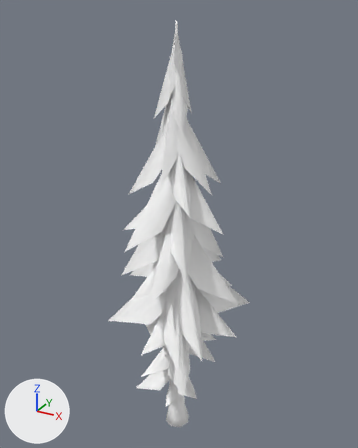
What one commit did to the FBX model Assets/Toon Fantasy Nature/Models/修改/TFF_Pine_Tree_04A.fbx.
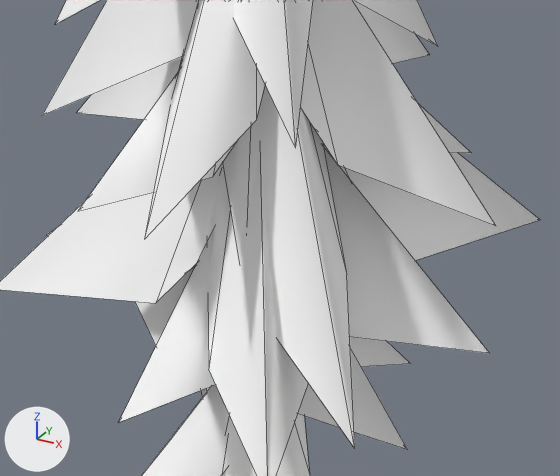
Each version appears first whole from a 50 mm camera at (12.9, -23.2, 24.3) aimed at (-0.4, 1.0, 12.2), and next in a close-up on the part from 31% to 71% of the width and 55% to 82% of the height. The axes (+X, +Y, +Z) are drawn at lower left. The lights are the same throughout. The first two pictures are the older version. The close-ups show mesh edges as thin lines. Where no turn or scale is listed for an object, it has been applied to the vertices. Vertices at exactly the same position are counted once.

In view in the first close-up: 'TFF_Pine_Tree_04A_LOD1'.
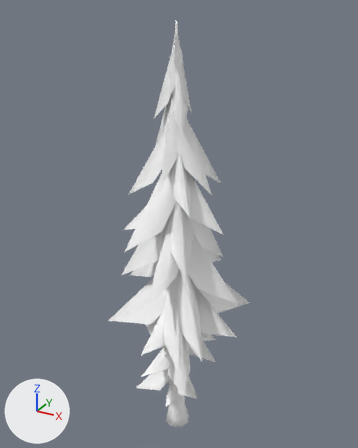
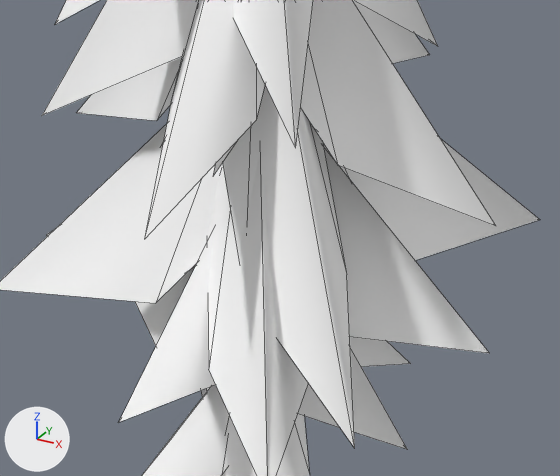
The change, as JSON lines over the scene's bpy script:
```json
{"block": "me_tff_pine_tree_04a_lod1", "where": "# used by ob_tff_pine_tree_04a_lod1; location = (0.0, 0.0, 0.0)"}
{"block": "me_tff_pine_tree_04a_lod1", "where": "# verts and faces of me_tff_pine_tree_04a_lod1; kept vertices keep their numbers, new ones are numbered from 393"}
{"block": "me_tff_pine_tree_04a_lod1", "where": "# before: 219 (-0.1, -0.1, 11.8), 222 (-1.1, -1.3, 9.0), 240 (2.7, 2.3, 8.1) at pixel (471, 153), 241 (0.1, 0.1, 11.9), 242 (1.4, 0.0, 9.1)"}
{"block": "me_tff_pine_tree_04a_lod1", "where": "# before: 243 (0.2, 1.2, 9.0), 360 (-1.1, -3.5, 9.1) at pixel (77, 211), 361 (0.1, -1.6, 9.0) at pixel (212, 176)"}
{"op": "remove", "block": "me_tff_pine_tree_04a_lod1", "code": "me_tff_pine_tree_04a_lod1.from_pydata(...)  # 393 vertices, 347 faces; spans x -4.3..4.1, y -4.1..4.6, z -2.6..23.7"}
{"op": "add", "block": "me_tff_pine_tree_04a_lod1", "code": "me_tff_pine_tree_04a_lod1.from_pydata(...)  # 391 vertices, 343 faces; spans x -4.3..4.1, y -4.1..4.6, z -2.6..23.7"}
{"block": "me_tff_pine_tree_04a_lod1", "change": "me_tff_pine_tree_04a_lod1 part 1"}
{"op": "add", "block": "me_tff_pine_tree_04a_lod1", "code": "delete_vertices([240, 360])  # with the faces that use them"}
```

Where the change shows, as pixel boxes [x1, y1, x2, y2] in the close-ups (560 x 476 px):
```json
{"part": 1, "of": "me_tff_pine_tree_04a_lod1", "change": "deleted", "before": [78, 71, 471, 211]}
```
